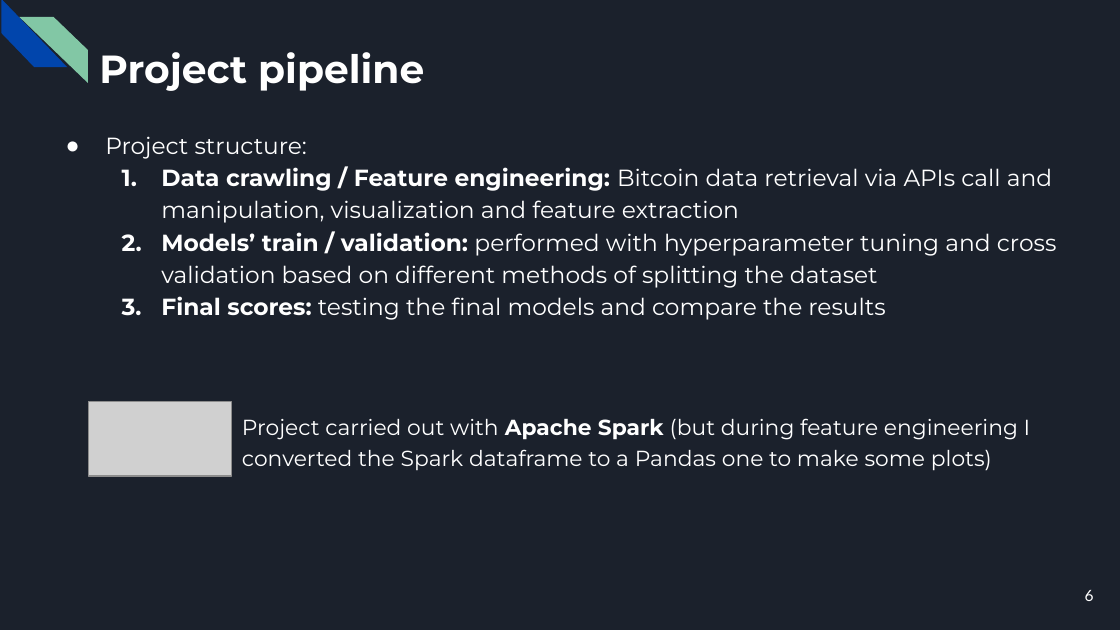
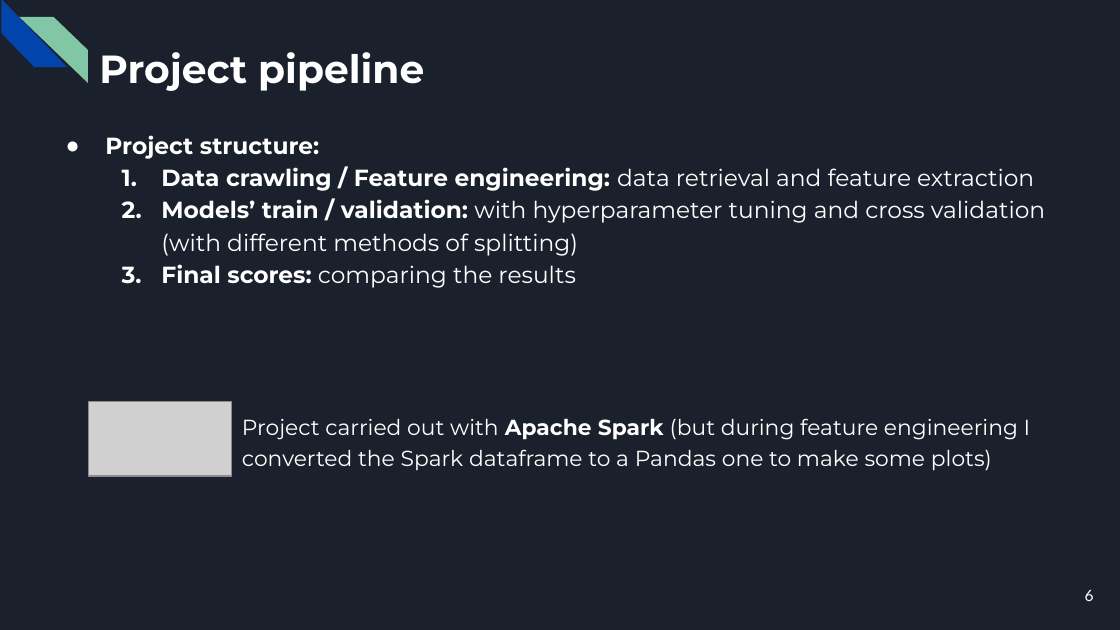
Before and after one commit to CorsiDanilo/bitcoin-price-prediction-with-pyspark, a slide deck: slide 6 of presentation/presentation.pptx. Drawn at 1120x630 pixels with LibreOffice and Linux fonts; fonts in the diff are those of the drawing; grey boxes stand for pictures. Boxes give left, top, right and bottom in pixels: in the first picture for what was removed or moved away, otherwise in the second. Text is boxed around its words. In the diff, an @@ line names an element or a change of style, - is before the commit and + after.

```diff
--- a/presentation/presentation.pptx
+++ b/presentation/presentation.pptx
@@ text at <box>105,135,319,159</box>: bold on in "Project structure:" @@
@@ text at <box>161,167,1045,288</box>: text changed @@
-1. Data crawling / Feature engineering: Bitcoin data retrieval via APIs call and manipulation, visualization and feature extraction
-2. Models’ train / validation: performed with hyperparameter tuning and cross validation based on different methods of splitting the dataset
-3. Final scores: testing the final models and compare the results
+1. Data crawling / Feature engineering: data retrieval and feature extraction
+2. Models’ train / validation: with hyperparameter tuning and cross validation (with different methods of splitting)
+3. Final scores: comparing the results
```
Also in this commit, not shown: 15 other slides changed, 1 slide added, 1 other file.
